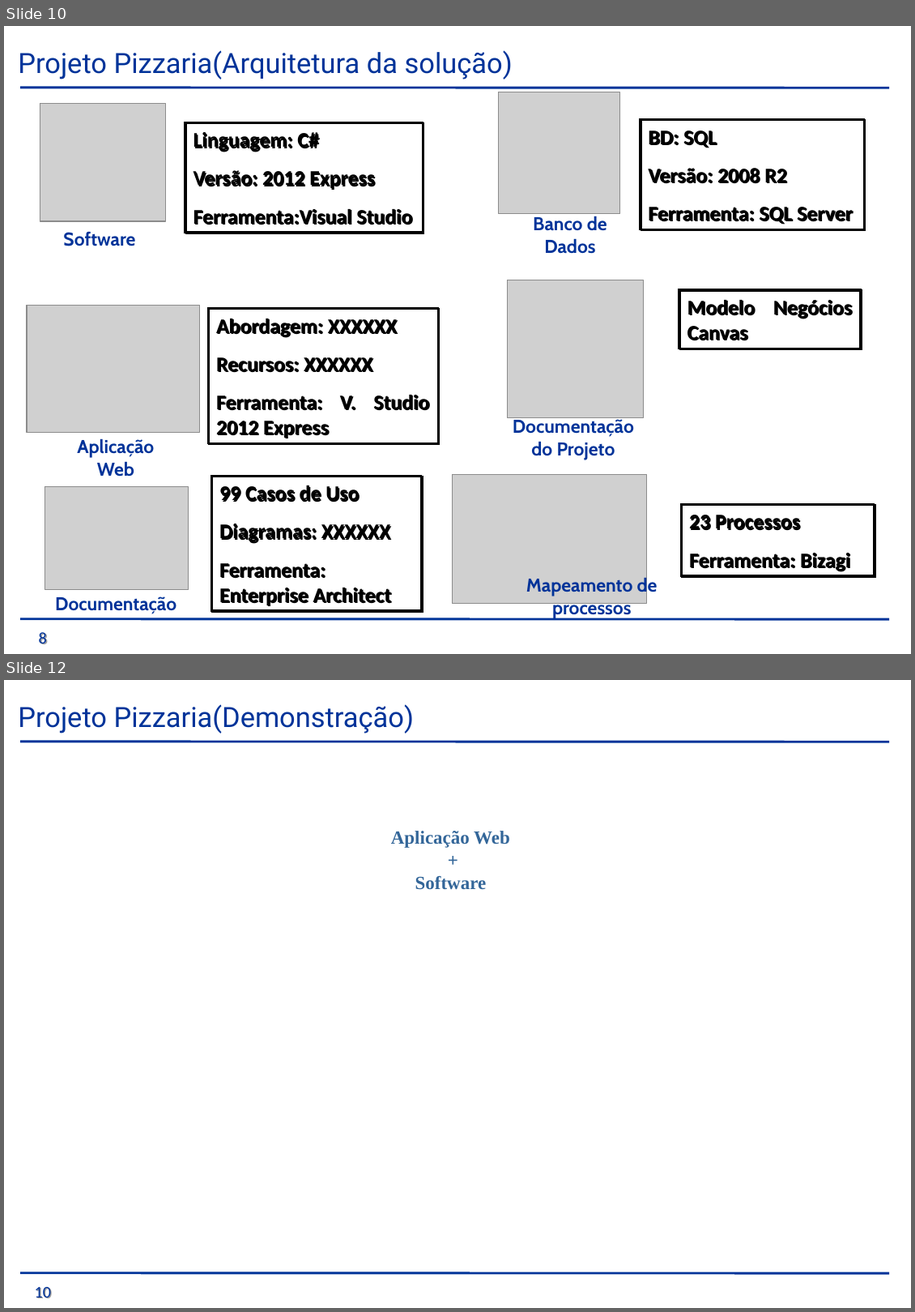
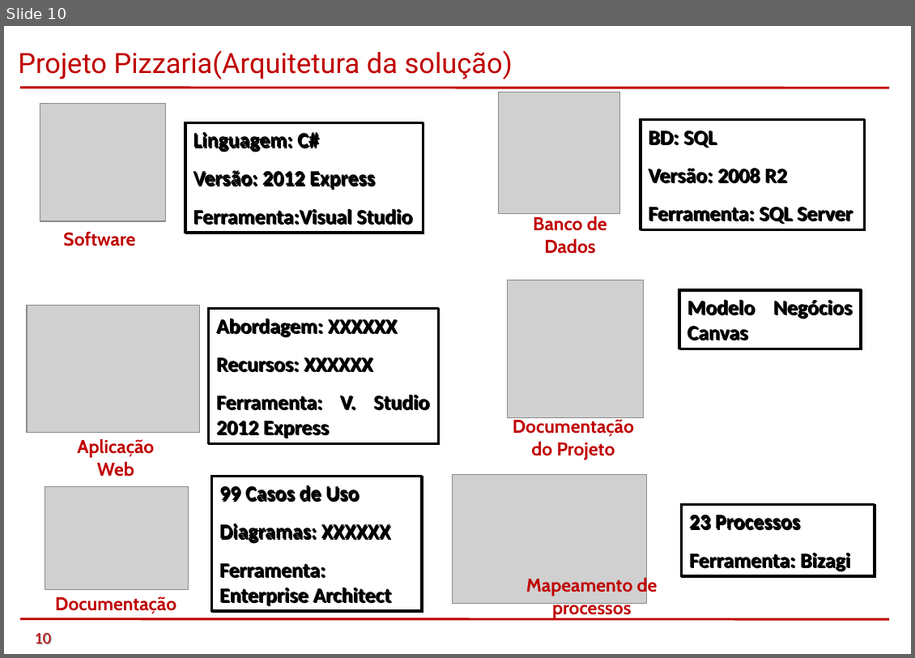
Before and after one commit to saintalex93/tcmpizzaria, a slide deck: PTCC/PTCC/Apresentação/Pizzaria.ppt. Shown one above the other, each under a label of ours: slides 10 and 12 before the commit, slide 10 after it; the slides between them are not shown. The pictures are 915x1312 and 915x658 pixels, drawn with LibreOffice and Linux fonts; fonts in the diff are those of the drawing; grey boxes stand for pictures; background and template pictures are left out. Boxes give left, top, right and bottom in pixels: in the first picture for what was removed or moved away, otherwise in the second. Text is boxed around its words. In the diff, an @@ line names an element or a change of style, - is before the commit and + after.

```diff
--- a/PTCC/PTCC/Apresentação/Pizzaria.ppt
+++ b/PTCC/PTCC/Apresentação/Pizzaria.ppt
@@ slide 12 removed at bbox=[4, 680, 911, 1308], background picture (left out) @@
@@ text removed at bbox=[18, 704, 414, 733] @@
-Projeto Pizzaria(Demonstração)
@@ line removed from (20, 741) to (889, 742) @@
@@ text removed at bbox=[391, 831, 510, 890] @@
-Aplicação Web
-+
-Software
@@ line removed from (20, 1273) to (889, 1274) @@
@@ text removed at bbox=[35, 1287, 51, 1298] @@
-10
@@ slide 10 changed as well @@
@@ line (20, 87) - (889, 88): stroke #003399 2.01 pt to #C00000 2.01 pt @@
@@ text colour #003399 to #C00000 in 7 elements at bbox=[18, 50, 513, 79], bbox=[63, 231, 135, 246], bbox=[533, 216, 607, 254], bbox=[77, 438, 154, 476], bbox=[513, 416, 634, 460], bbox=[55, 596, 177, 614], bbox=[526, 576, 658, 619] @@
@@ line (20, 619) - (889, 620): stroke #003399 2.01 pt to #C00000 2.01 pt @@
@@ text at bbox=[35, 633, 51, 644]: text changed; text colour #003399 to #C00000 @@
-8
+10
```
Also in this commit, not shown: 11 other slides changed, 2 other slides removed.
